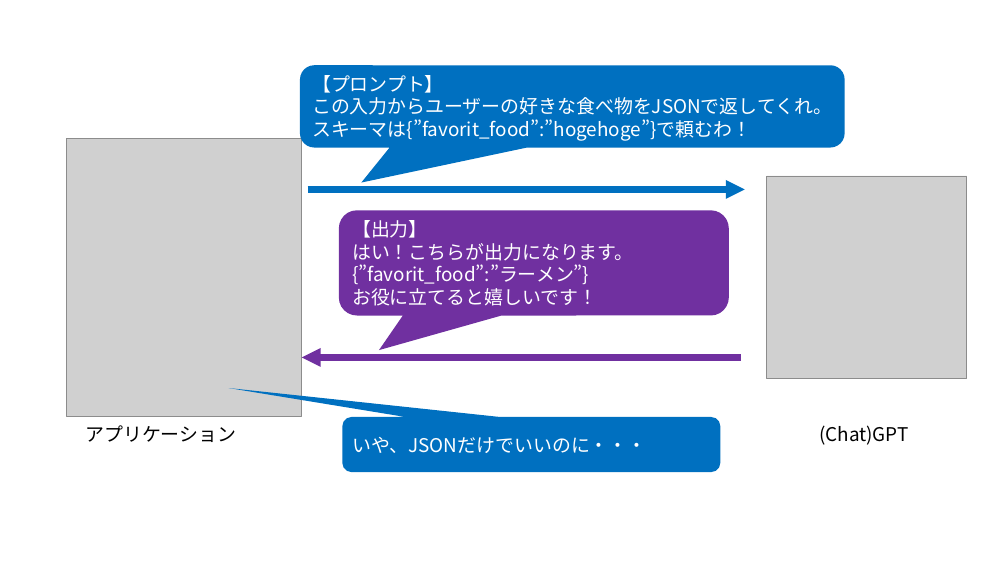
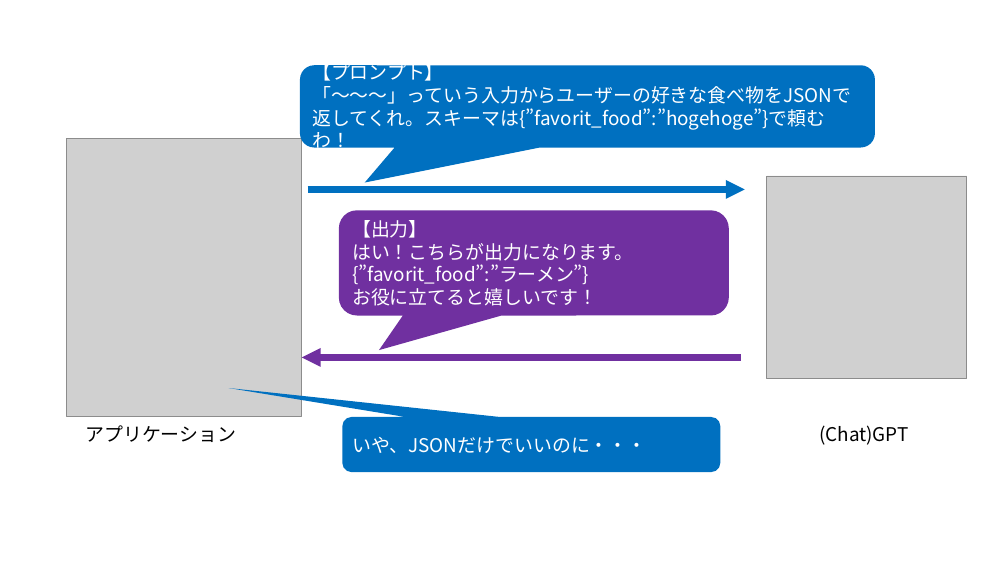
Before and after one commit to 07JP27/zenn-content, a slide deck: slide 1 of images/azure-openai-add-function-calling/diagram.pptx. Drawn at 1008x567 pixels with LibreOffice and Linux fonts; fonts in the diff are those of the drawing; grey boxes stand for pictures. Boxes give left, top, right and bottom in pixels: in the first picture for what was removed or moved away, otherwise in the second. Text is boxed around its words. In the diff, an @@ line names an element or a change of style, - is before the commit and + after.

```diff
--- a/images/azure-openai-add-function-calling/diagram.pptx
+++ b/images/azure-openai-add-function-calling/diagram.pptx
@@ rounded speech box "【プロンプト】": place and size @@
-rounded speech box "【プロンプト】" at bbox=[301, 66, 844, 147]
+rounded speech box "【プロンプト】" at bbox=[301, 66, 874, 147]
@@ text in rounded speech box at bbox=[312, 86, 851, 153]: text changed @@
-この入力からユーザーの好きな食べ物をJSONで返してくれ。スキーマは{”favorit_food”:”hogehoge”}で頼むわ！
+「〜〜〜」っていう入力からユーザーの好きな食べ物をJSONで返してくれ。スキーマは{”favorit_food”:”hogehoge”}で頼むわ！
```
Also in this commit, not shown: 1 other slide changed, 4 slides added, 14 other files.
